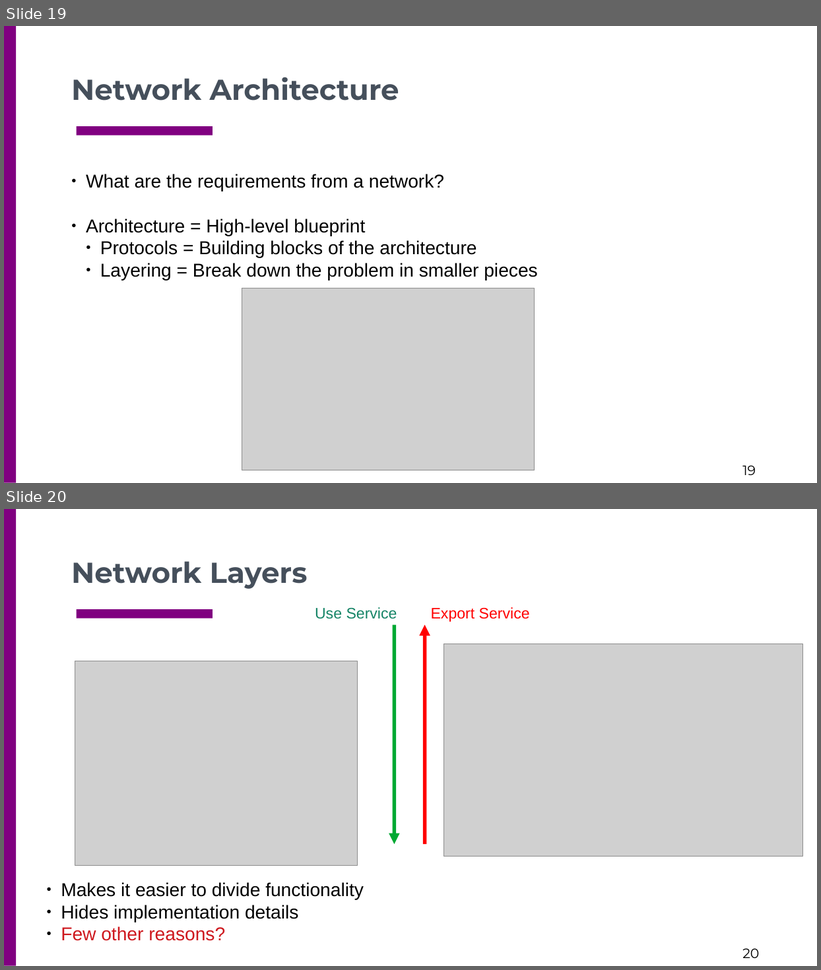
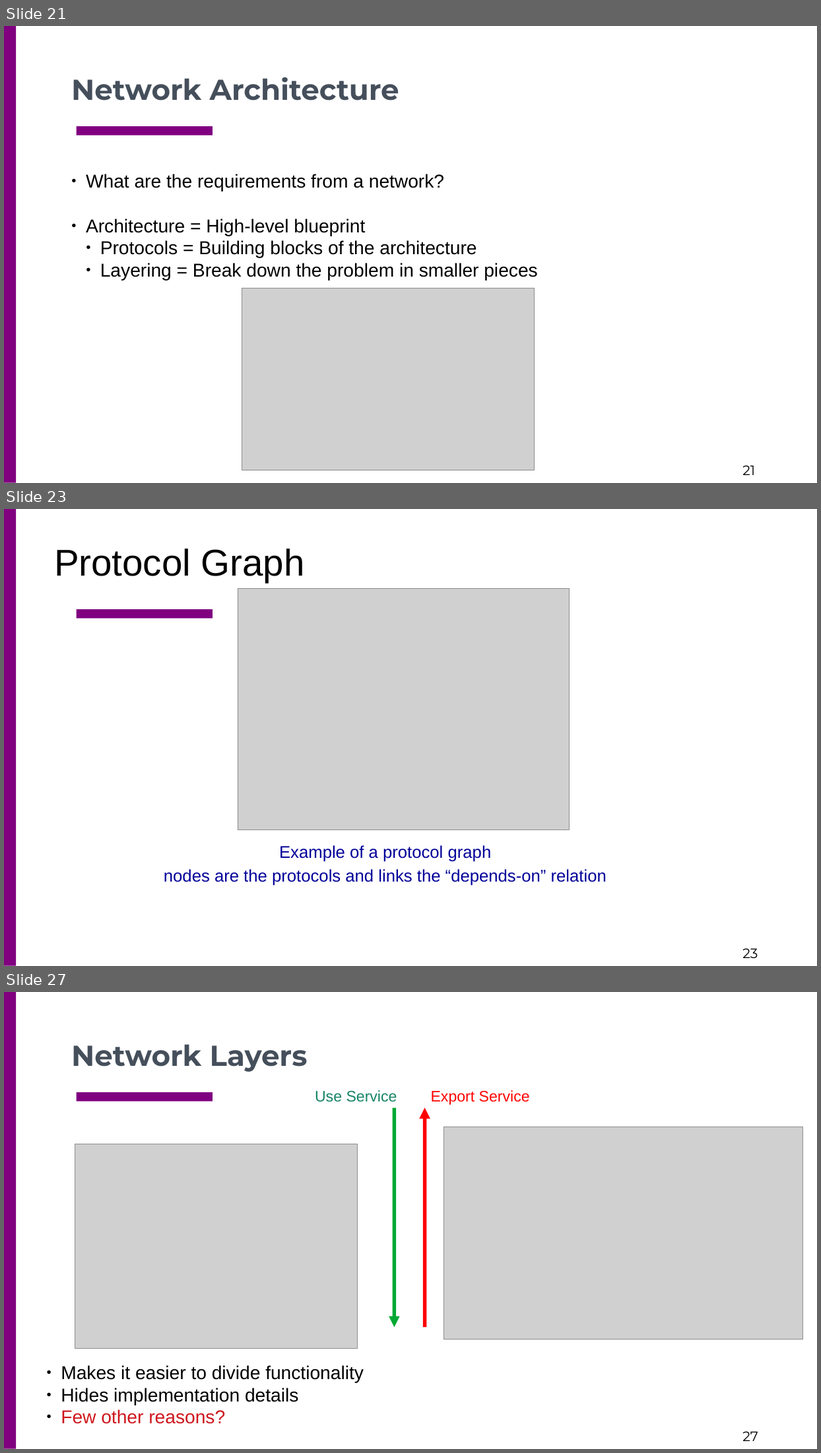
Before and after one commit to tntech-ngin/S24-CSC4780, a slide deck: docs/lectures_source/class_slides-2.pptx. Shown one above the other, each under a label of ours: slides 19 and 20 before the commit, slides 21, 23 and 27 after it; the slides between them are not shown. The pictures are 821x970 and 821x1453 pixels, drawn with LibreOffice and Linux fonts; fonts in the diff are those of the drawing; grey boxes stand for pictures. Boxes give left, top, right and bottom in pixels: in the first picture for what was removed or moved away, otherwise in the second. Text is boxed around its words. In the diff, an @@ line names an element or a change of style, - is before the commit and + after.

```diff
--- a/docs/lectures_source/class_slides-2.pptx
+++ b/docs/lectures_source/class_slides-2.pptx
@@ slide 23 added at bbox=[4, 509, 817, 966], background #FFFFFF; not listed: 3 template elements that a slide beside it also shows @@
@@ title added at bbox=[54, 549, 305, 582], 44 pt, text #000000 @@
+Protocol Graph
@@ picture added at bbox=[238, 589, 569, 830] @@
@@ text added at bbox=[164, 846, 607, 886], 20 pt, text #000099 @@
+Example of a protocol graph
+nodes are the protocols and links the “depends-on” relation
@@ what was slide 19 is now slide 21 @@
@@ page number at bbox=[743, 466, 755, 475]: text changed @@
-19
+21
@@ what was slide 20 is now slide 27 @@
@@ page number at bbox=[743, 1432, 758, 1441]: text changed @@
-20
+27
```
Also in this commit, not shown: 6 other slides added.
